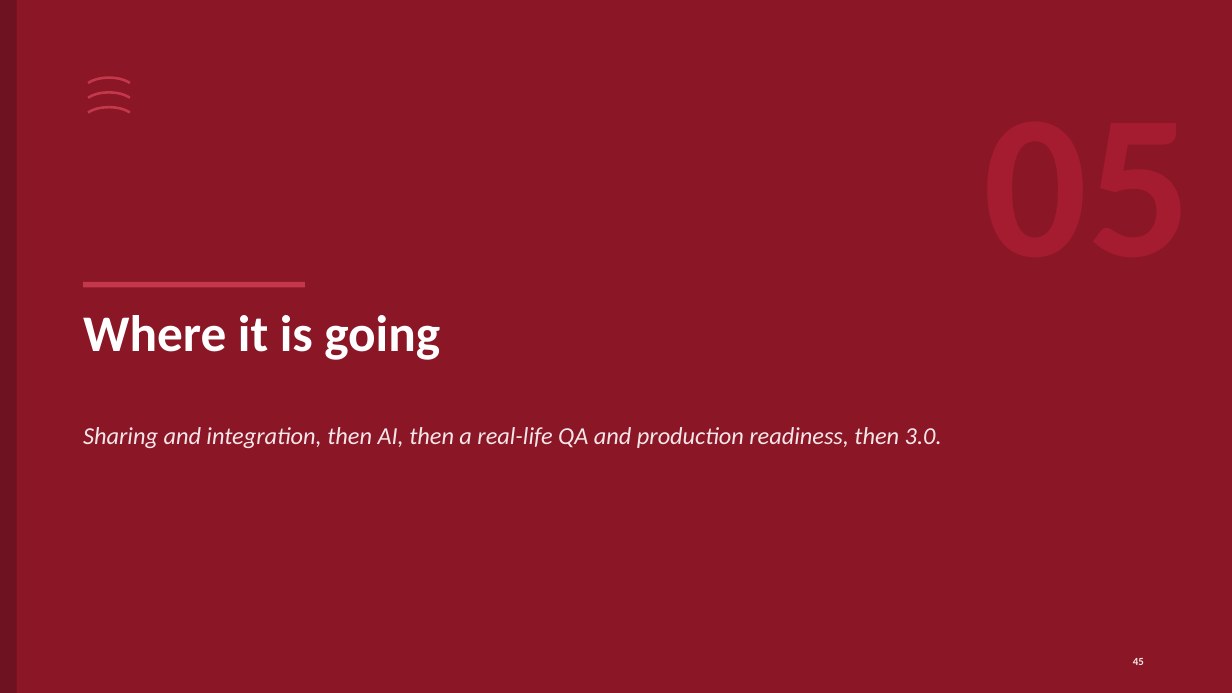
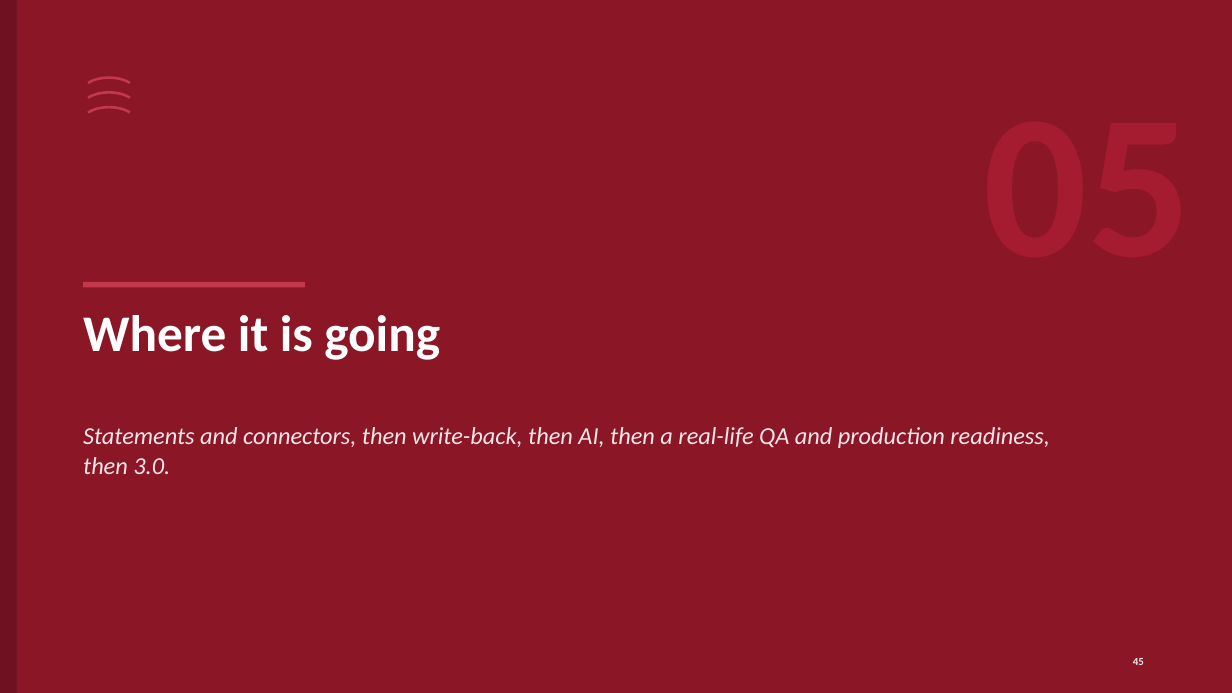
Before and after one commit to ajsinha/drishti, a slide deck: slide 45 of docs/publications/Drishti-Design-and-Evidence.pptx. Drawn at 1232x693 pixels with LibreOffice and Linux fonts; fonts in the diff are those of the drawing. Boxes give left, top, right and bottom in pixels: in the first picture for what was removed or moved away, otherwise in the second. Text is boxed around its words. In the diff, an @@ line names an element or a change of style, - is before the commit and + after.

```diff
--- a/docs/publications/Drishti-Design-and-Evidence.pptx
+++ b/docs/publications/Drishti-Design-and-Evidence.pptx
@@ text at bbox=[83, 427, 1050, 474]: text changed @@
-Sharing and integration, then AI, then a real-life QA and production readiness, then 3.0.
+Statements and connectors, then write-back, then AI, then a real-life QA and production readiness, then 3.0.
```
Also in this commit, not shown: 7 other slides changed, 8 other files.
